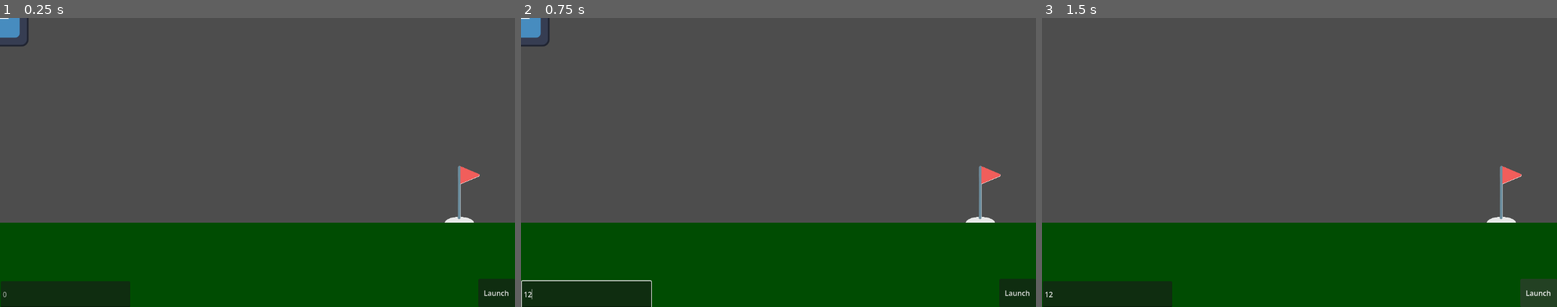
Above: before the commit, frames 1-3 (left to right).
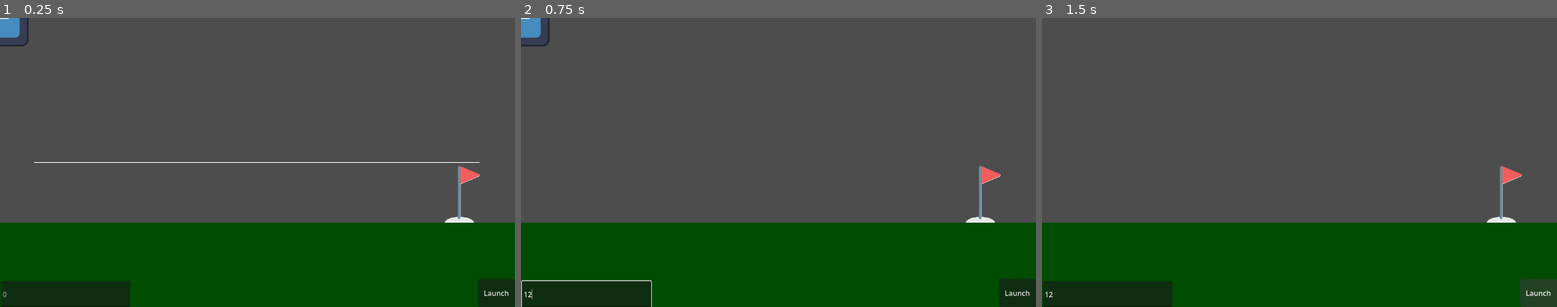
Above: after the commit, the same moments.

Repository: Isaac438/Gremlin-Graphing-Golf
Game: Godot game, scene res://scenes/world.tscn
The game is run twice, just before and just after one commit, with the same random seed, the same clock (stepped at 60 frames per second) and the same inputs. The engine's default icon, where the game draws it, is replaced by a stand-in: a white triangle on a blue panel in a dark square.
Inputs (mouse positions are in pixels of both pictures, inside the frame that each line leads up to):
- Up to frame 1 (0.25 s): no input
- Up to frame 2 (0.75 s): click (587, 295) at 0.52 s; type "12" at 0.6 s
- Up to frame 3 (1.5 s): click "Launch" at 1.25 s

The runs differ from the first frame. In frame 1, 0.2% of the frame differs, in the area x 6-94%, y 49-51%; in frame 2, nothing differs; in frame 3, nothing differs.

Commit message:
Bug fixes and added an output text box

Diff:
--- a/Game Files (From Godot)/scenes/world.tscn
+++ b/Game Files (From Godot)/scenes/world.tscn
@@ -4,6 +4,8 @@
 [ext_resource type="PackedScene" uid="uid://cdm3gld50tkkc" path="res://scenes/graph_and_ball.tscn" id="2_fj7yv"]
 [ext_resource type="Script" uid="uid://bwkesycv25d27" path="res://scripts/graph_input.gd" id="3_4wyf3"]
 [ext_resource type="Script" uid="uid://bu8wkt1njpmjr" path="res://scripts/launch_button.gd" id="4_k0juu"]
+[ext_resource type="Script" uid="uid://dnghmi3axf7od" path="res://scripts/parser.gd" id="5_71j4m"]
+[ext_resource type="Script" uid="uid://d2qe6dteuvxgt" path="res://scripts/label.gd" id="5_qfnet"]
 
 [node name="World" type="Node2D" unique_id=1097209741]
 
@@ -33,3 +35,13 @@
 offset_bottom = 648.0
 text = "Launch"
 script = ExtResource("4_k0juu")
+
+[node name="Label" type="Label" parent="CanvasLayer" unique_id=973091308]
+offset_left = 319.0
+offset_top = 616.0
+offset_right = 587.0
+offset_bottom = 647.0
+script = ExtResource("5_qfnet")
+
+[node name="Parser" type="Node" parent="." unique_id=1139854862]
+script = ExtResource("5_71j4m")
--- a/Game Files (From Godot)/scripts/ball.gd
+++ b/Game Files (From Godot)/scripts/ball.gd
@@ -6,53 +6,41 @@
 @onready var area: Area2D = $Area2D
 var expression := Expression.new()
 var expression_ready := false
-var expression_text = global.function
-
-func parse_input(text):
-	text = text.replace(" ", "")
-
-	while text.contains("^"):
-		var index = text.find("^")
-		var base = text.substr(index - 1, 1)
-		var exponent = text.substr(index + 1, 1).to_int()
-		var expanded = base
-
-		for i in range(exponent - 1):
-			expanded += "*" + base
-
-		text = text.substr(0, index - 1) + expanded + text.substr(index + 2)
-
-	var regex = RegEx.new()
-	regex.compile("(\\d+)(x)")
-	text = regex.sub(text, "$1*$2", true)
-
-	return text
+var timeout = 0.75 / speed
 
 func _ready():
-	set_expression(global.function)
+	set_expression(global.expression_text)
 	area.area_entered.connect(_on_area_entered)
-	area.body_entered.connect(_on_area_entered)
+	area.body_entered.connect(_on_body_entered)
 
 func set_expression(expr_text: String):
 	var err = expression.parse(expr_text, ["x"])
 	expression_ready = (err == OK)
 
 func start():
+	set_expression(global.expression_text)
 	t = 0.0
 	moving = true
 
+func _on_body_entered(body):
+	if body.is_in_group("Hole"):
+		pass
+	else:
+		moving = false
+		global_position = Vector2.ZERO
+		global.output = "You hit a hazard!"
+		print("bad")
 func _on_area_entered(area):
 	if area.is_in_group("Hole"):
 		pass
 	else:
 		moving = false
-		global_position = Vector2(0,0)
+		global_position = Vector2.ZERO
 		print("bad")
 
 func _process(delta):
 	if !moving or !expression_ready:
 		return
-
 	t += delta * speed
 
 	var x = (t * 10.0) - 5.0
@@ -62,3 +50,7 @@
 		return
 
 	global_position = Vector2(x * 50.0, -y * 50.0) + get_viewport_rect().size / 2.0
+	if t >= timeout:
+		global.output = "You Missed!"
+		moving = false
+		global_position = Vector2.ZERO
--- a/Game Files (From Godot)/scripts/global.gd
+++ b/Game Files (From Godot)/scripts/global.gd
@@ -2,3 +2,5 @@
 
 var function = "0"
 var score = 0
+var expression_text = "0"
+var output = ""
--- a/Game Files (From Godot)/scripts/graph.gd
+++ b/Game Files (From Godot)/scripts/graph.gd
@@ -2,40 +2,17 @@
 
 @export var graph_scale := 50.0
 @export var point_count := 400
-
-var expression := Expression.new()
-var expression_text := "x"
+var expression = Expression.new()
 var expression_valid := false
-
-func parse_input(text):
-	text = text.replace(" ", "")
-
-	while text.contains("^"):
-		var index = text.find("^")
-		var base = text.substr(index - 1, 1)
-		var exponent = text.substr(index + 1, 1).to_int()
-		var expanded = base
-
-		for i in range(exponent - 1):
-			expanded += "*" + base
-
-		text = text.substr(0, index - 1) + expanded + text.substr(index + 2)
-
-	var regex = RegEx.new()
-	regex.compile("(\\d+)(x)")
-	text = regex.sub(text, "$1*$2", true)
-
-	return text
+var expression_text = "x"
 
 func _process(_delta: float) -> void:
-	if expression_text != global.function:
-		expression_text = global.function
-		expression_text = parse_input(expression_text)
-		var error = expression.parse(expression_text, ["x"])
+	expression_text = global.expression_text
+	var error = expression.parse(expression_text, ["x"])
 
-		expression_valid = (error == OK)
+	expression_valid = (error == OK)
 
-		queue_redraw()
+	queue_redraw()
 
 func _draw():
 
--- a/Game Files (From Godot)/scripts/hole.gd
+++ b/Game Files (From Godot)/scripts/hole.gd
@@ -8,8 +8,10 @@
 
 func _on_area_entered(body):
 	if body.is_in_group("Ball"):
+		global.output = "Great Shot!"
 		print("Great Shot!")
 	elif body.is_in_group("Land"):
 		pass
 	else:
+		global.output = "Well it wasn't a ball but whatever..."
 		print("Well it wasn't a ball but whatever...")
--- /dev/null
+++ b/Game Files (From Godot)/scripts/label.gd
@@ -0,0 +1,4 @@
+extends Label
+
+func _process(delta: float) -> void:
+	text = global.output
--- /dev/null
+++ b/Game Files (From Godot)/scripts/parser.gd
@@ -0,0 +1,30 @@
+extends Node
+
+var expression := Expression.new()
+var expression_text := "x"
+var expression_valid := false
+
+func parse_input(text):
+	text = text.replace(" ", "")
+
+	while text.contains("^"):
+		var index = text.find("^")
+		var base = text.substr(index - 1, 1)
+		var exponent = text.substr(index + 1, 1).to_int()
+		var expanded = base
+
+		for i in range(exponent - 1):
+			expanded += "*" + base
+
+		text = text.substr(0, index - 1) + expanded + text.substr(index + 2)
+
+	var regex = RegEx.new()
+	regex.compile("(\\d+)(x)")
+	text = regex.sub(text, "$1*$2", true)
+
+	return text
+
+
+func _process(delta: float) -> void:
+	if global.function:
+		global.expression_text = parse_input(global.function)
Not shown, added: Game Files (From Godot)/scripts/label.gd.uid
Not shown, added: Game Files (From Godot)/scripts/parser.gd.uid
